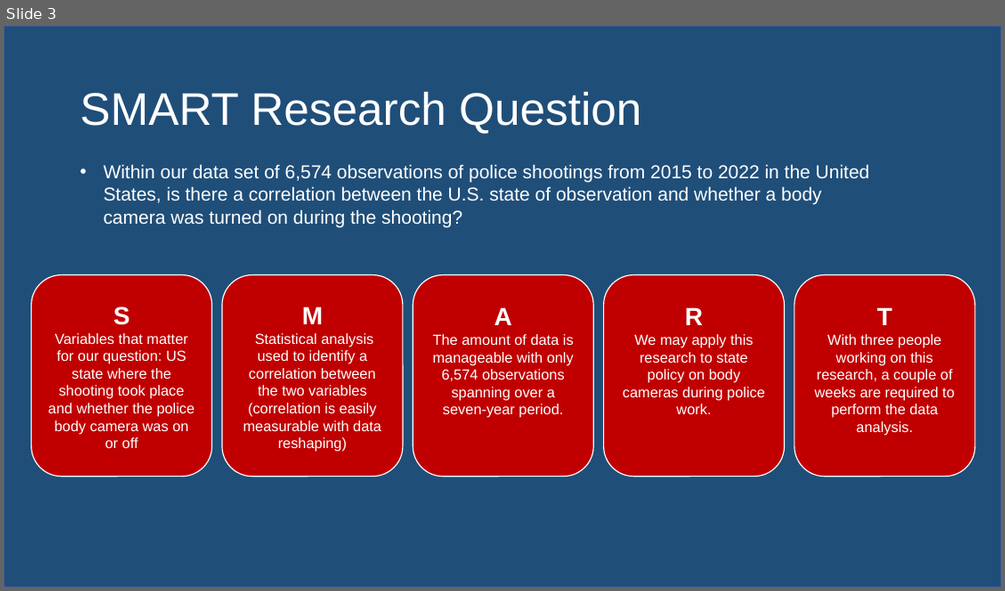
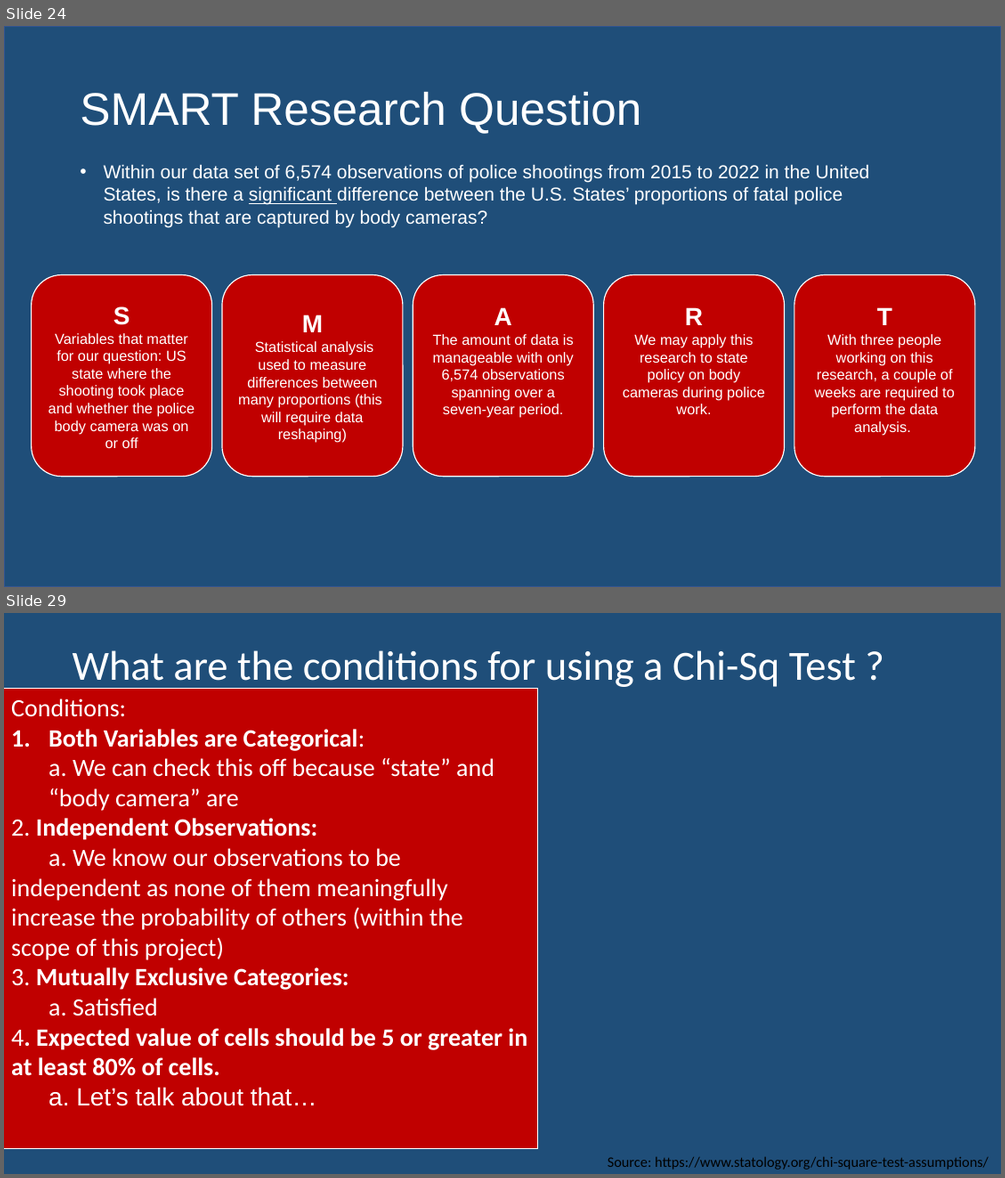
Before and after one commit to awinkhater/Dats6101_Team3, a slide deck: PPT for Intro to Data Science.pptx. Shown one above the other, each under a label of ours: slide 3 before the commit, slides 24 and 29 after it; the slides between them are not shown. The pictures are 1005x591 and 1005x1178 pixels, drawn with LibreOffice and Linux fonts; fonts in the diff are those of the drawing. Boxes give left, top, right and bottom in pixels: in the first picture for what was removed or moved away, otherwise in the second. Text is boxed around its words. In the diff, an @@ line names an element or a change of style, - is before the commit and + after.

```diff
--- a/PPT for Intro to Data Science.pptx
+++ b/PPT for Intro to Data Science.pptx
@@ slide 29 added at bbox=[4, 613, 1001, 1174], background #1F4E79 @@
@@ title added at bbox=[73, 650, 856, 691], 40 pt, text #FFFFFF @@
+What are the conditions for using a Chi-Sq Test ?
@@ rectangle added at bbox=[4, 688, 538, 1149], fill #C00000, outline #FFFFFF 0.75 pt, 24 pt, text #FFFFFF @@
+Conditions:
+1. Both Variables are Categorical:
+  a. We can check this off because “state” and “body camera” are
+2. Independent Observations:
+a. We know our observations to be independent as none of them meaningfully increase the probability of others (within the scope of this project)
+3. Mutually Exclusive Categories:
+a. Satisfied
+4. Expected value of cells should be 5 or greater in at least 80% of cells.
+a. Let’s talk about that…
@@ text added at bbox=[607, 1157, 988, 1169], 14 pt, text #000000 @@
+Source: https://www.statology.org/chi-square-test-assumptions/
@@ what was slide 3 is now slide 24 @@
@@ slide 24 changed as well @@
@@ background #FFFFFF to #1F4E79 @@
@@ text at bbox=[104, 164, 870, 227]: text changed @@
-• Within our data set of 6,574 observations of police shootings from 2015 to 2022 in the United States, is there a correlation between the U.S. state of observation and whether a body camera was turned on during the shooting?
+• Within our data set of 6,574 observations of police shootings from 2015 to 2022 in the United States, is there a significant difference between the U.S. States’ proportions of fatal police shootings that are captured by body cameras?
@@ text in rounded rectangle at bbox=[238, 341, 382, 443]: text changed @@
-Statistical analysis used to identify a correlation between the two variables (correlation is easily measurable with data reshaping)
+Statistical analysis used to measure differences between many proportions (this will require data reshaping)
```
Also in this commit, not shown: 28 other slides added.
